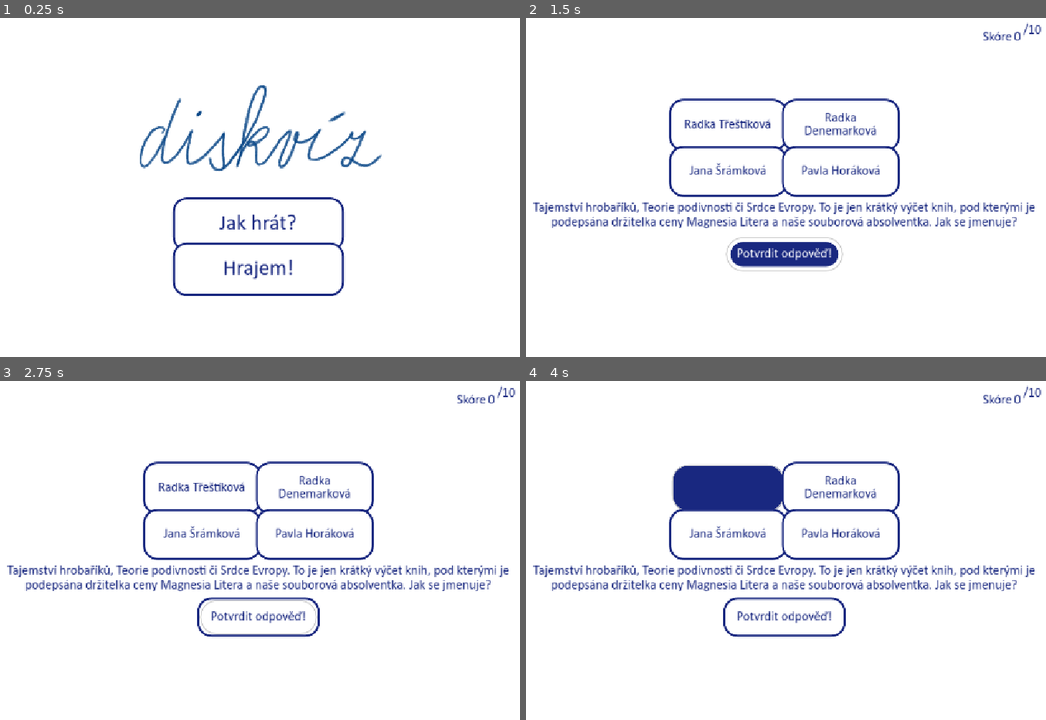
Above: before the commit, frames 1-4 (two rows, left to right).
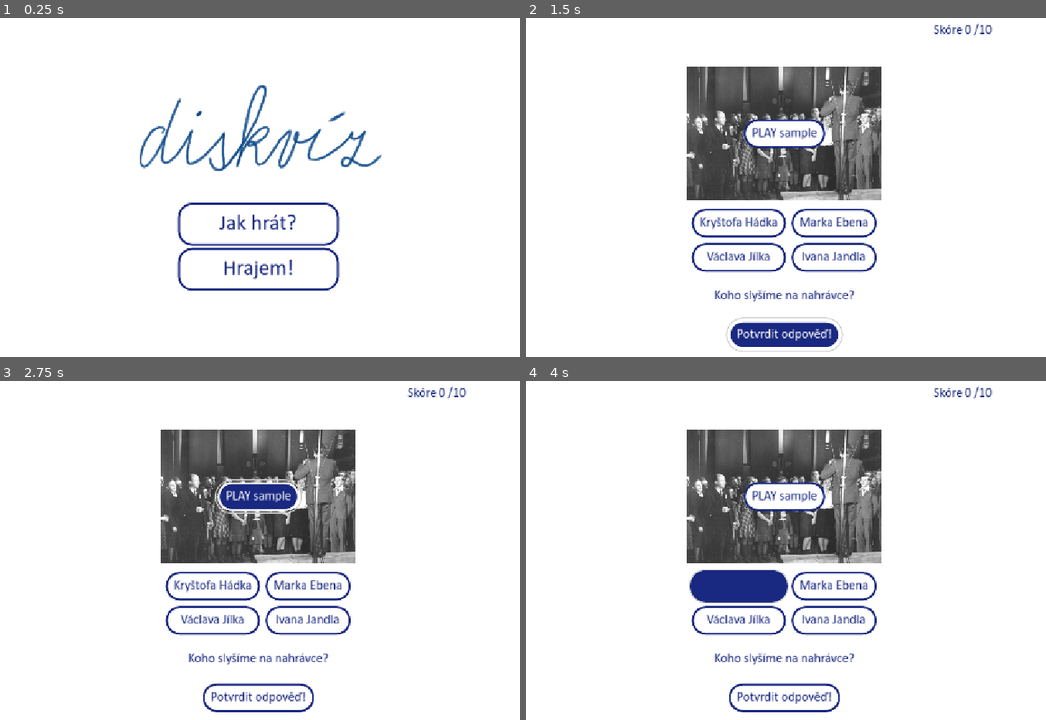
Above: after the commit, the same moments.

Repository: Lavialee/DRDSkviz
Game: Godot game, scene res://scenes/MainMenu.tscn
Same seed, same stepped clock (60 frames per second), same inputs: the game is played once before the commit and once after it.
Inputs (mouse positions are in pixels of both pictures, inside the frame that each line leads up to):
- Up to frame 1 (0.25 s): no input
- Up to frame 2 (1.5 s): click "Hrajem!" at 0.5 s; click "Potvrdit odpověď!" at 1.25 s
- Up to frame 3 (2.75 s): click (260, 496) at 2 s, where only the run after the commit has a clickable "PLAY sample"
- Up to frame 4 (4 s): click (786, 496) at 2.75 s, where only the run after the commit has a clickable "PLAY sample"; click "Radka Třeštíková" (after the commit: "Kryštofa Hádka") at 3.5 s

The runs differ from the first frame. In frame 1, 2.0% of the frame differs, in the area x 33-67%, y 52-83%; in frame 2, 22%; in frame 3, 21%; in frame 4, 22%, in the area x 1-100%, y 1-98%.

Commit message:
audio stream player added

Diff:
--- a/drds_theme.tres
+++ b/drds_theme.tres
@@ -67,10 +67,7 @@
 corner_radius_top_right = 25
 corner_radius_bottom_right = 25
 corner_radius_bottom_left = 25
-expand_margin_left = 10.0
-expand_margin_top = 10.0
-expand_margin_right = 10.0
-expand_margin_bottom = 10.0
+corner_detail = 5
 
 [sub_resource type="StyleBoxFlat" id="StyleBoxFlat_gcalu"]
 content_margin_left = 15.0
--- a/scenes/DesktopLayout.tscn
+++ b/scenes/DesktopLayout.tscn
@@ -2,14 +2,9 @@
 
 [ext_resource type="Script" uid="uid://c3ddooq74hlxv" path="res://scenes/desktop_layout.gd" id="1_ha3lu"]
 [ext_resource type="Theme" uid="uid://drr3y75g2e42m" path="res://drds_theme.tres" id="1_ij2e0"]
+[ext_resource type="Texture2D" uid="uid://bamxl2gpxgxqk" path="res://media/Otazka4_foto, zdroj ApF CRo.jpeg" id="3_mnqw2"]
 
-[sub_resource type="ButtonGroup" id="ButtonGroup_87opu"]
-resource_local_to_scene = false
-allow_unpress = true
-
-[sub_resource type="ButtonGroup" id="ButtonGroup_0sygv"]
-resource_local_to_scene = false
-allow_unpress = true
+[sub_resource type="ButtonGroup" id="ButtonGroup_nlbfj"]
 
 [node name="Desktop" type="Control"]
 layout_mode = 3
@@ -25,9 +20,9 @@
 anchors_preset = 15
 anchor_right = 1.0
 anchor_bottom = 1.0
-offset_left = 97.0
+offset_left = 189.0
 offset_top = 21.0
-offset_right = -97.0
+offset_right = -189.0
 offset_bottom = -21.0
 grow_horizontal = 2
 grow_vertical = 2
@@ -51,29 +46,34 @@
 [node name="ScoreOutOf" type="Label" parent="MarginContainer/HBoxContainer"]
 layout_mode = 2
 theme = ExtResource("1_ij2e0")
-text = "/10
-"
+text = "/10"
 
 [node name="VBoxContainer" type="VBoxContainer" parent="MarginContainer"]
 layout_mode = 2
-size_flags_vertical = 4
+size_flags_vertical = 8
 theme_override_constants/separation = 15
+alignment = 2
 
 [node name="MediaContainer" type="PanelContainer" parent="MarginContainer/VBoxContainer"]
 self_modulate = Color(0.431373, 0.431373, 0.431373, 0)
-custom_minimum_size = Vector2(200, 200)
+layout_mode = 2
+
+[node name="Photo" type="TextureRect" parent="MarginContainer/VBoxContainer/MediaContainer"]
+custom_minimum_size = Vector2(0, 250)
+layout_mode = 2
+size_flags_horizontal = 4
+texture = ExtResource("3_mnqw2")
+expand_mode = 3
+stretch_mode = 4
+
+[node name="PlayButton" type="Button" parent="MarginContainer/VBoxContainer/MediaContainer"]
 layout_mode = 2
 size_flags_horizontal = 4
 size_flags_vertical = 4
+theme = ExtResource("1_ij2e0")
+text = "PLAY sample"
 
-[node name="Photo" type="TextureRect" parent="MarginContainer/VBoxContainer/MediaContainer"]
-layout_mode = 2
-expand_mode = 5
-stretch_mode = 4
-
-[node name="Button" type="Button" parent="MarginContainer/VBoxContainer/MediaContainer"]
-visible = false
-layout_mode = 2
+[node name="Audio" type="AudioStreamPlayer" parent="MarginContainer/VBoxContainer/MediaContainer/PlayButton"]
 
 [node name="CenterContainer" type="CenterContainer" parent="MarginContainer/VBoxContainer"]
 layout_mode = 2
@@ -90,44 +90,39 @@
 layout_mode = 2
 theme = ExtResource("1_ij2e0")
 toggle_mode = true
-button_group = SubResource("ButtonGroup_87opu")
+keep_pressed_outside = true
+button_group = SubResource("ButtonGroup_nlbfj")
 text = "answer 1"
-autowrap_mode = 3
 
 [node name="Answer2" type="Button" parent="MarginContainer/VBoxContainer/CenterContainer/AnswerContainer"]
-custom_minimum_size = Vector2(200, 75)
 layout_mode = 2
 theme = ExtResource("1_ij2e0")
 toggle_mode = true
-button_group = SubResource("ButtonGroup_0sygv")
-text = "answer 2"
-autowrap_mode = 3
+keep_pressed_outside = true
+button_group = SubResource("ButtonGroup_nlbfj")
+text = "answer 1"
 
 [node name="Answer3" type="Button" parent="MarginContainer/VBoxContainer/CenterContainer/AnswerContainer"]
-custom_minimum_size = Vector2(200, 75)
 layout_mode = 2
 theme = ExtResource("1_ij2e0")
 toggle_mode = true
-button_group = SubResource("ButtonGroup_0sygv")
-text = "answer 3"
-autowrap_mode = 3
+keep_pressed_outside = true
+button_group = SubResource("ButtonGroup_nlbfj")
+text = "answer 1"
 
 [node name="Answer4" type="Button" parent="MarginContainer/VBoxContainer/CenterContainer/AnswerContainer"]
-custom_minimum_size = Vector2(200, 75)
 layout_mode = 2
 theme = ExtResource("1_ij2e0")
 toggle_mode = true
-button_group = SubResource("ButtonGroup_0sygv")
-text = "answer 4
-"
-autowrap_mode = 3
+keep_pressed_outside = true
+button_group = SubResource("ButtonGroup_nlbfj")
+text = "answer 1"
 
 [node name="Question" type="Label" parent="MarginContainer/VBoxContainer"]
 custom_minimum_size = Vector2(100, 60)
 layout_mode = 2
 theme = ExtResource("1_ij2e0")
-text = "Alena Převrátilová v Dismanově souboru působí coby producentka od roku 2021. Dle komiksové kresby člena Teodora Slámy dokáže zařídit i nemožné.
-"
+text = "Alena Převrátilová v Dismanově souboru působí coby producentka od roku 2021. Dle komiksové kresby člena Teodora Slámy dokáže zařídit i nemožné."
 horizontal_alignment = 1
 vertical_alignment = 1
 autowrap_mode = 3
@@ -149,4 +144,5 @@
 vertical_alignment = 1
 autowrap_mode = 3
 
+[connection signal="pressed" from="MarginContainer/VBoxContainer/MediaContainer/PlayButton" to="." method="_on_play_button_pressed"]
 [connection signal="pressed" from="MarginContainer/VBoxContainer/AnswerConfirm" to="." method="_on_answer_confirm_pressed"]
--- a/scenes/desktop_layout.gd
+++ b/scenes/desktop_layout.gd
@@ -5,8 +5,9 @@
 @onready var score_label = $MarginContainer/HBoxContainer/ScoreNumber
 @onready var confirm_label = $MarginContainer/VBoxContainer/AnswerConfirm
 @onready var media_container = $MarginContainer/VBoxContainer/MediaContainer
+@onready var audio_streamer = $MarginContainer/VBoxContainer/MediaContainer/PlayButton/Audio
 var question_data = preload("res://all_questions.tres")
-var italics_font = load("res://font/calibri-italic.ttf")
+var italics_font = preload("res://font/calibri-italic.ttf")
 var regular_font = load("res://font/calibri-regular.ttf")
 
 var selected_questions: Array = []
@@ -40,7 +41,7 @@
 # Choose 10 random multiple-choice questions
 func choose_questions():
 	var all_questions = question_data.questions.filter(func(q):
-		return q.question_type == q.QuestionType.MULTIPLE_CHOICE)
+		return q.question_type == q.QuestionType.MULTIPLE_CHOICE && q.media_path)
 	all_questions.shuffle()
 	selected_questions = all_questions.slice(0, 10)  # Select the first 10 elements
 
@@ -53,10 +54,21 @@
 		question.correct_answer_index = question.answers.find(original_answers[question.correct_answer_index])  # Update correct index
 		correct_answer = "Answer" + str(question.correct_answer_index + 1)
 		print("the correct answer is: ",correct_answer)
+		var file_extension = question.media_path.get_extension()
 		if question.media_path:
-			media_container.set_visible(true)
-			$MarginContainer/VBoxContainer/MediaContainer/Photo.texture = load(question.media_path)
+			match file_extension:
+				"png","jpg","jpeg":
+					print("this is a picture")
+					$MarginContainer/VBoxContainer/MediaContainer/Photo.set_visible(true)
+					$MarginContainer/VBoxContainer/MediaContainer/PlayButton.set_visible(false)
+					$MarginContainer/VBoxContainer/MediaContainer/Photo.texture = load(question.media_path)
+				"mp3":
+					print("this is a mp3")
+					$MarginContainer/VBoxContainer/MediaContainer/PlayButton.set_visible(true)
+					$MarginContainer/VBoxContainer/MediaContainer/Photo.set_visible(false)
+					audio_streamer.stream = load(question.media_path)
 			print("has media! ", question.media_path)
+			print("this should be the extension: ", file_extension)
 		else:
 			media_container.set_visible(false)
 		# Update UI
@@ -122,3 +134,10 @@
 	else:
 		print("No button selected!")
 		# Maybe show a message to the player that they need to select an answer
+
+
+func _on_play_button_pressed() -> void:
+	audio_streamer.play()
+	if audio_streamer.playing:
+		print("should be playing rn")
+	pass # Replace with function body.
